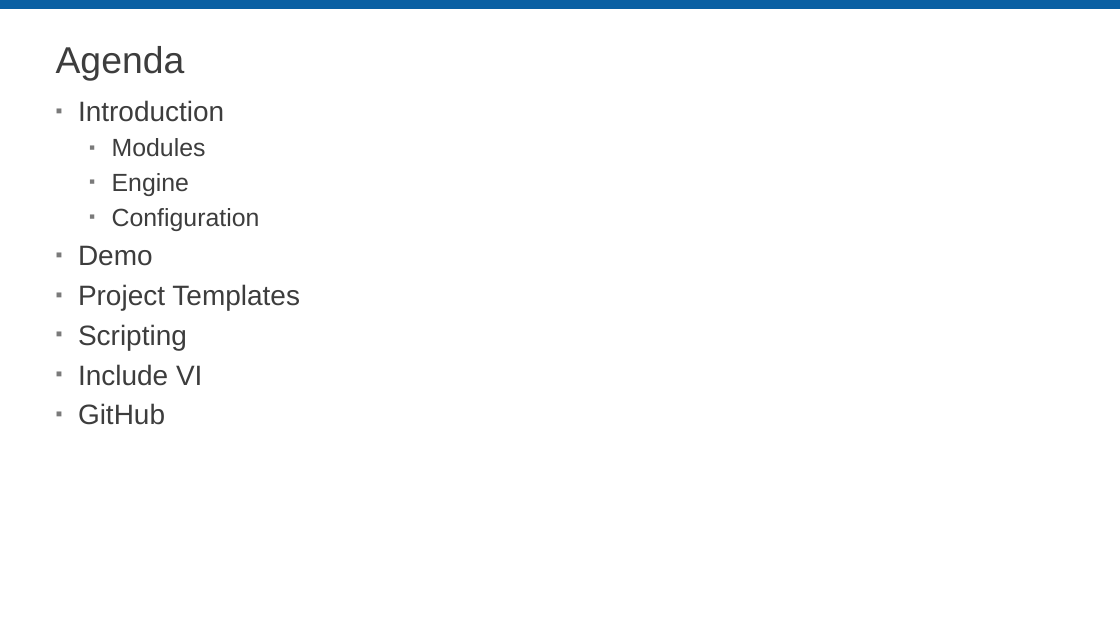
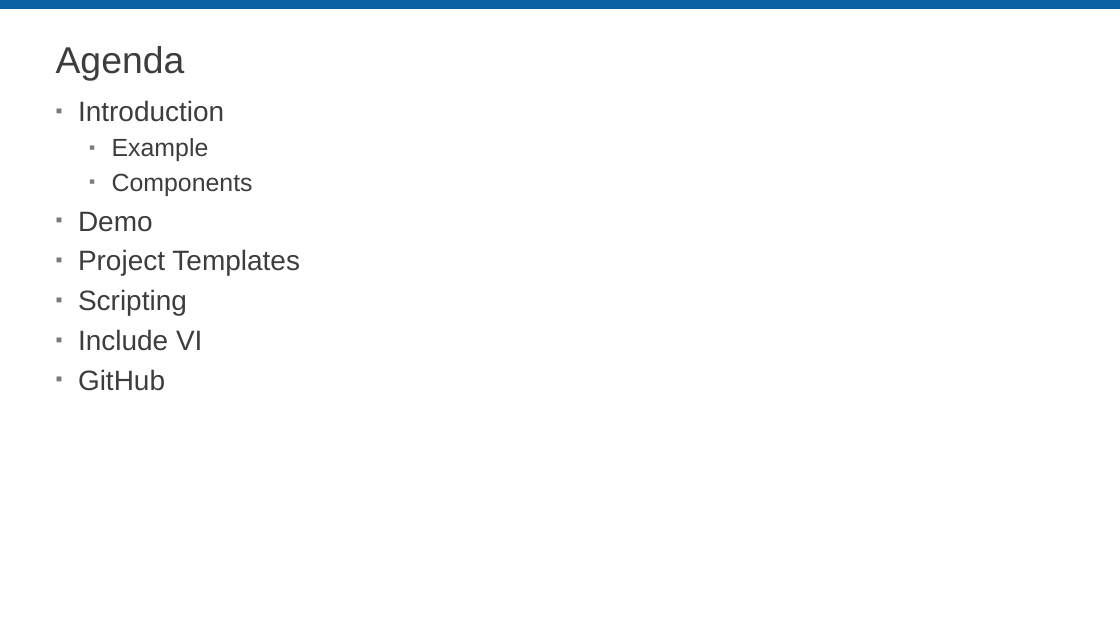
Before and after one commit to LabVIEW-DCAF/Documentation, a slide deck: slide 3 of Trunk/Presentations/A_Introduction to DCAF.pptx. Drawn at 1120x630 pixels with LibreOffice and Linux fonts; fonts in the diff are those of the drawing; background and template pictures are left out. Boxes give left, top, right and bottom in pixels: in the first picture for what was removed or moved away, otherwise in the second. Text is boxed around its words. In the diff, an @@ line names an element or a change of style, - is before the commit and + after.

```diff
--- a/Trunk/Presentations/A_Introduction to DCAF.pptx
+++ b/Trunk/Presentations/A_Introduction to DCAF.pptx
@@ text at [112, 138, 253, 196]: text changed @@
-  ▪ Modules
-  ▪ Engine
-  ▪ Configuration
+  ▪ Example
+  ▪ Components
```
Also in this commit, not shown: 8 other slides changed, 1 slide added, 2 slides removed, 1 other file.
